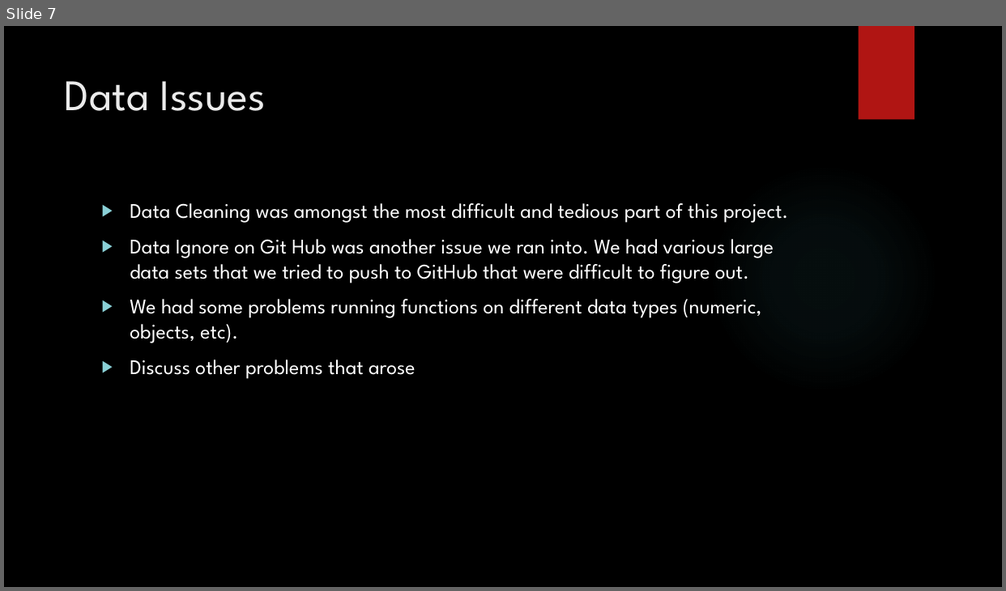
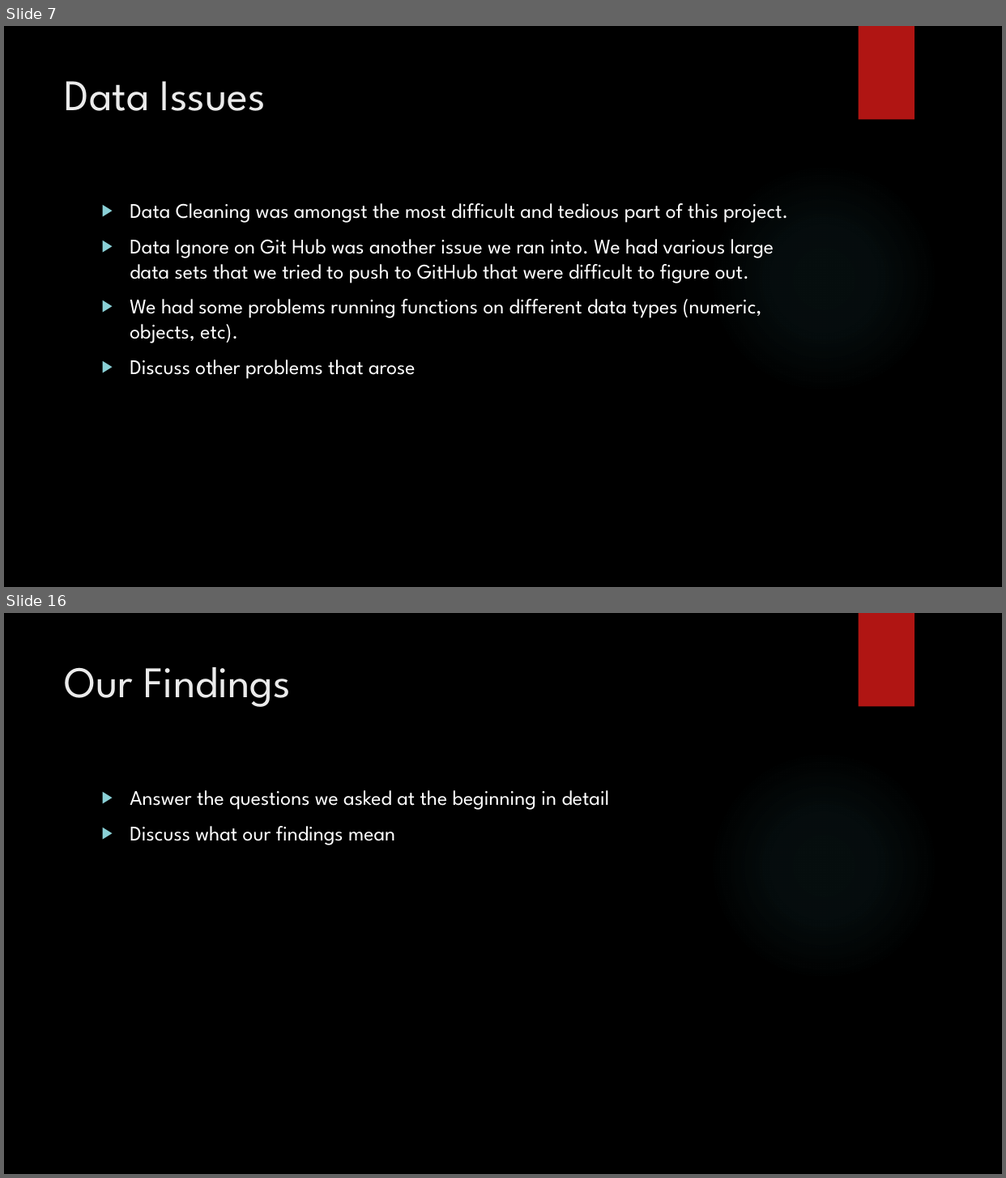
Before and after one commit to GregPoppe/opioid_project, a slide deck: Opioid_Crisis.pptx. Shown one above the other, each under a label of ours: slide 7 before the commit, slides 7 and 16 after it; the slides between them are not shown. The pictures are 1006x591 and 1006x1178 pixels, drawn with LibreOffice and Linux fonts; fonts in the diff are those of the drawing; background and template pictures are left out. Boxes give left, top, right and bottom in pixels: in the first picture for what was removed or moved away, otherwise in the second. Text is boxed around its words. In the diff, an @@ line names an element or a change of style, - is before the commit and + after.

```diff
--- a/Opioid_Crisis.pptx
+++ b/Opioid_Crisis.pptx
@@ slide 16 added at (4, 613, 1002, 1174), background picture (left out); not listed: 2 template elements that a slide beside it also shows @@
@@ title added at (65, 667, 290, 707), 42 pt, text #EBEBEB @@
+Our Findings
@@ text added at (130, 790, 610, 845), 20 pt, text #FFFFFF @@
+▶ Answer the questions we asked at the beginning in detail
+▶ Discuss what our findings mean
```
Also in this commit, not shown: 6 slides changed, 5 other slides added.
